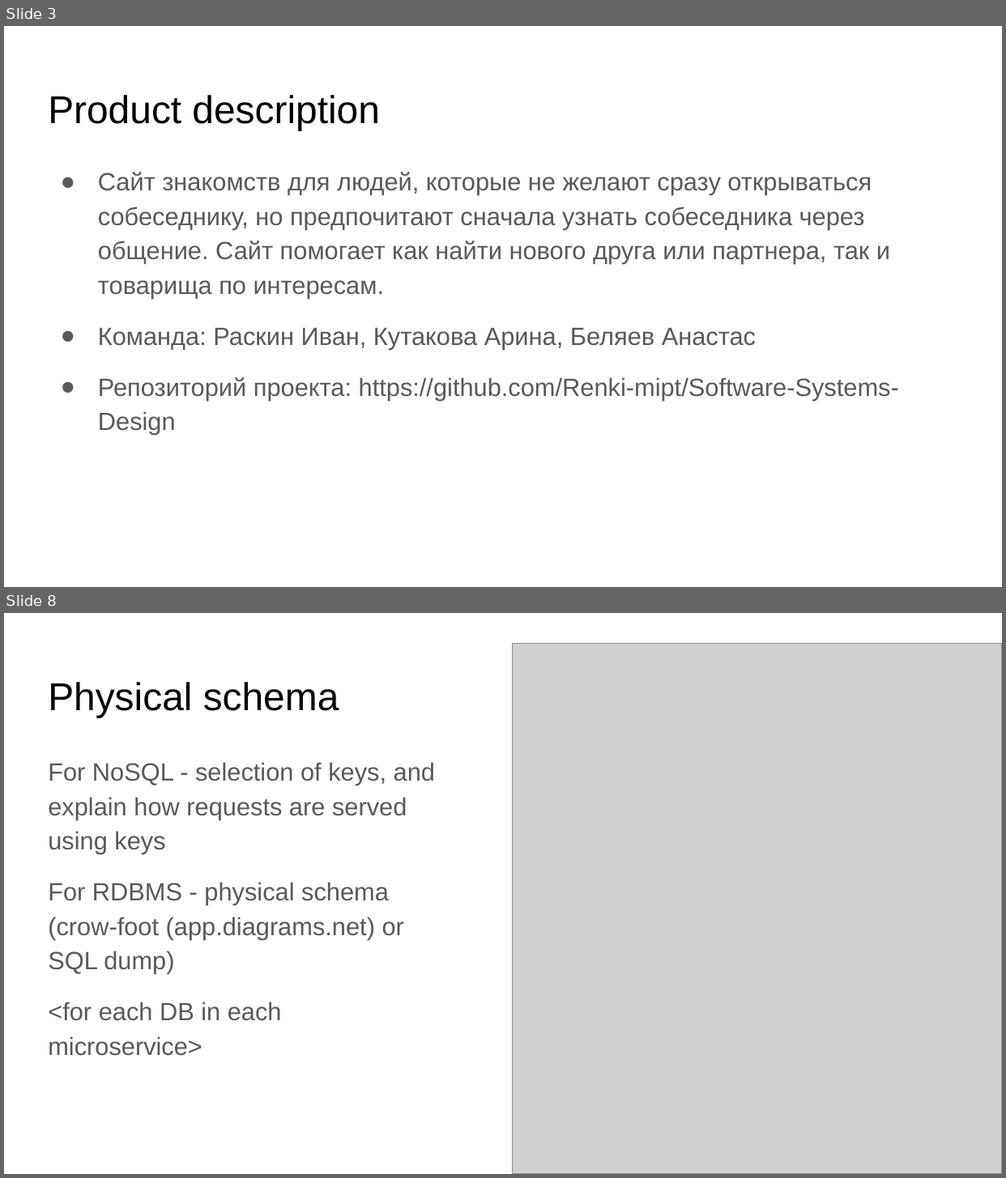
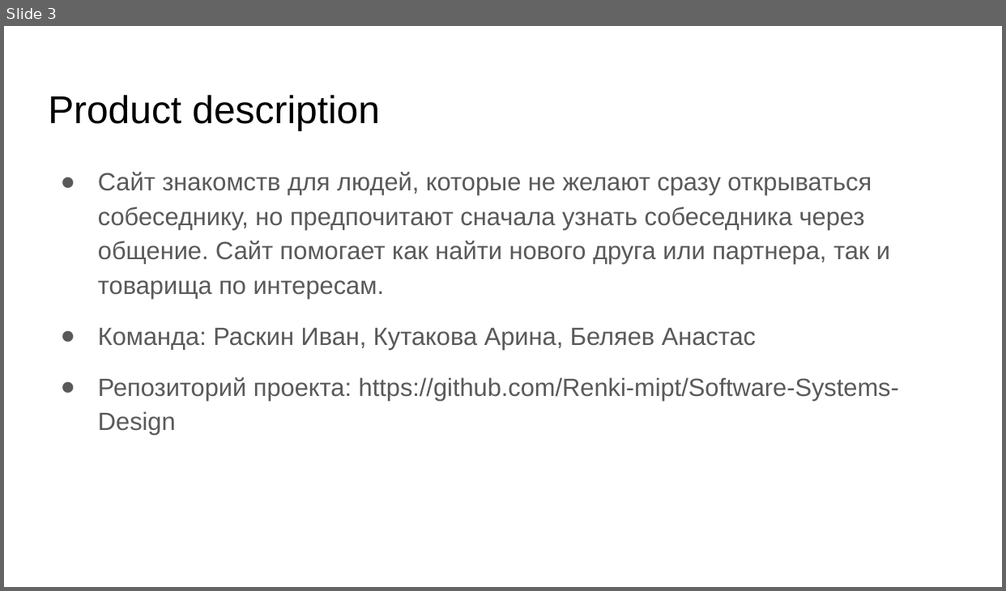
Before and after one commit to Renki-mipt/Software-Systems-Design, a slide deck: DataDesign_task11/Task11_Data design.pptx. Shown one above the other, each under a label of ours: slides 3 and 8 before the commit, slide 3 after it; the slides between them are not shown. The pictures are 1006x1178 and 1006x591 pixels, drawn with LibreOffice and Linux fonts; fonts in the diff are those of the drawing; grey boxes stand for pictures. Boxes give left, top, right and bottom in pixels: in the first picture for what was removed or moved away, otherwise in the second. Text is boxed around its words. In the diff, an @@ line names an element or a change of style, - is before the commit and + after.

```diff
--- a/DataDesign_task11/Task11_Data design.pptx
+++ b/DataDesign_task11/Task11_Data design.pptx
@@ slide 8 removed at <box>4,613,1002,1174</box>, background #FFFFFF @@
@@ picture removed at <box>512,643,1002,1174</box> @@
@@ title removed at <box>48,682,339,717</box> @@
-Physical schema
@@ text removed at <box>48,762,435,1056</box> @@
-For NoSQL - selection of keys, and explain how requests are served using keys
-For RDBMS - physical schema (crow-foot (app.diagrams.net) or SQL dump)
-<for each DB in each microservice>
```
Also in this commit, not shown: 2 slides changed, 4 slides added, 2 other slides removed, 4 other files.
